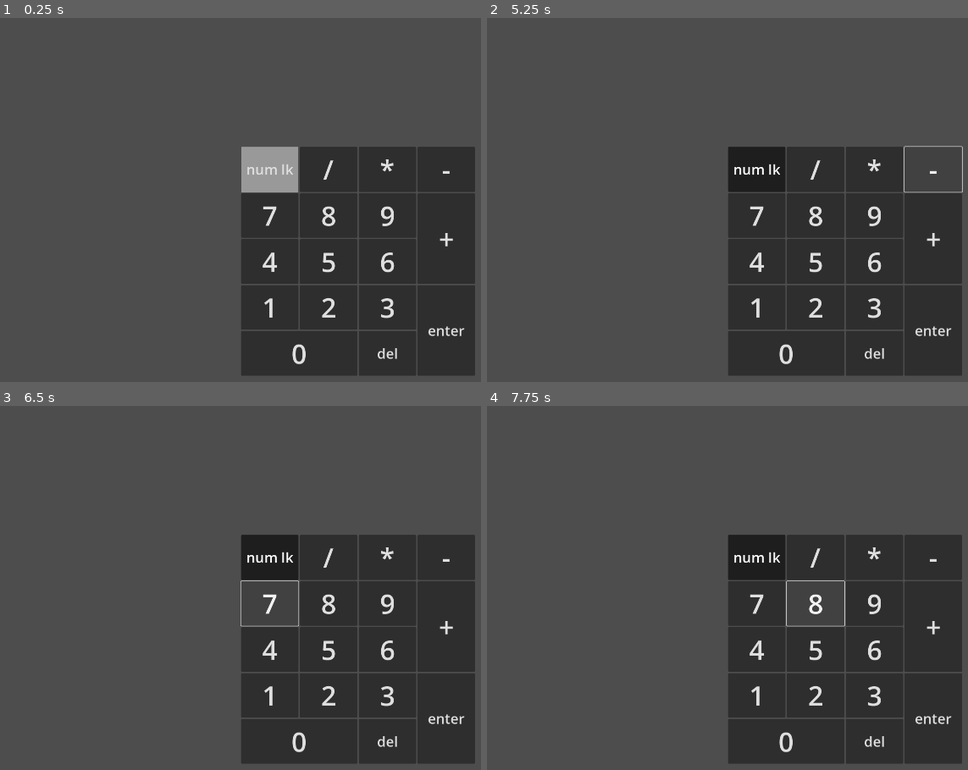
Above: before the commit, frames 1-4 (two rows, left to right).
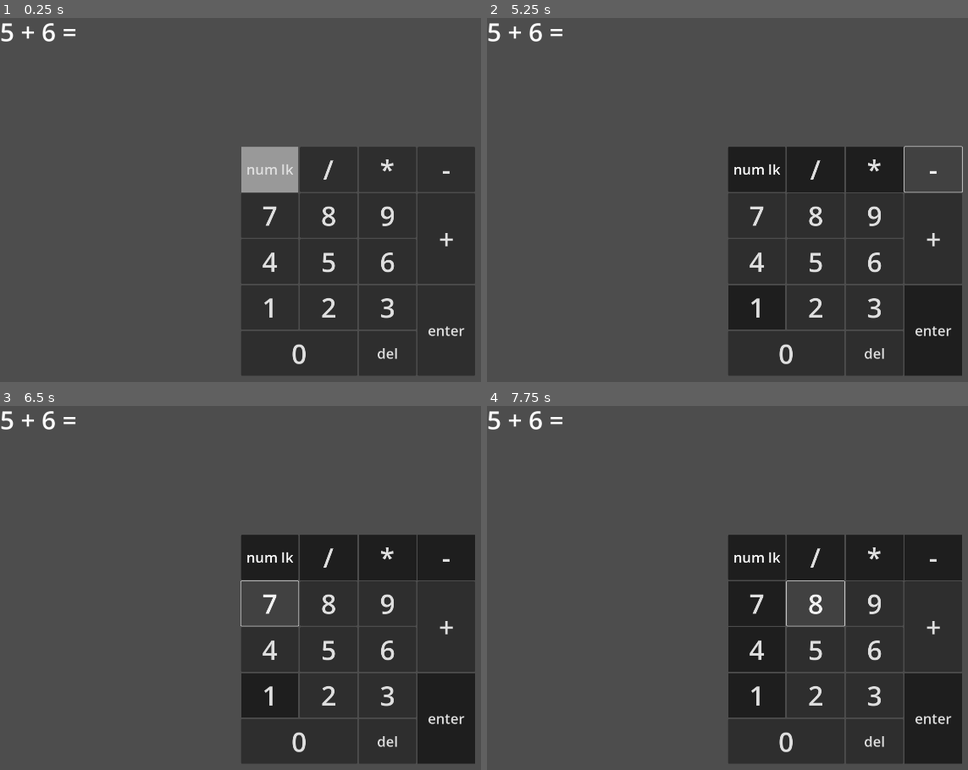
Above: after the commit, the same moments.

Repository: SniperNinh/numberpad-training
Game: Godot game, scene res://control.tscn
The game is run twice, just before and just after one commit, with the same random seed, the same clock (stepped at 60 frames per second) and the same inputs.
Inputs:
- Up to frame 1 (0.25 s): no input
- Up to frame 2 (5.25 s): click "1" at 0.5 s; click "enter" at 1.25 s; click "enter" at 2 s; click "num lk" at 2.75 s; click "/" at 3.5 s; click "*" at 4.25 s; click "-" at 5 s
- Up to frame 3 (6.5 s): click "7" at 5.75 s
- Up to frame 4 (7.75 s): click "4" at 6.5 s; click "8" at 7.25 s

The runs differ from the first frame. In frame 1, 0.2% of the frame differs, in the area x 0-16%, y 1-7%; in frame 2, 0.3%; in frame 3, 0.3%; in frame 4, 0.3%, in the area x 0-99%, y 1-61%.
Error after the commit: Attempt to call function 'on_key_pressed' in base 'null instance' on a null instance. (res://KeyButton.gd:22)

Commit message:
Missing gamemanager reference in keybutton

Diff:
--- /dev/null
+++ b/GameManager.gd
@@ -0,0 +1,69 @@
+extends Node
+
+enum GameMode { addition, subtraction, multiplication, division }
+
+@export var current_mode: GameMode = GameMode.addition
+@onready var question_label = $TextContainer/QuestionLabel
+@onready var input_label = $TextContainer/InputLabel
+@onready var result_label = $TextContainer/ResultLabel
+
+var number_a: int = 0
+var number_b: int = 0
+var user_input: String = ""
+
+func _ready() -> void:
+	generate_question()
+
+func generate_question() -> void:
+	number_a = randi() % 10 + 1
+	number_b = randi() % 10 + 1
+	user_input = ""
+	update_display()
+
+func update_display():
+	match current_mode:
+		GameMode.addition:
+			question_label.text = "%d + %d =" % [number_a, number_b]
+		GameMode.subtraction:
+			question_label.text = "%d - %d =" % [number_a, number_b]
+		GameMode.multiplication:
+			question_label.text = "%d x %d =" % [number_a, number_b]
+		GameMode.division:
+			number_b = max(1, number_b)
+			number_a = number_b * (randi() % 10 + 1)
+			question_label.text = "%d ÷ %d =" % [number_a, number_b]
+	input_label.text = user_input
+	result_label.text = ""
+
+func on_key_pressed(key: String):
+	match key:
+		"enter":
+			check_answer()
+		"backspace":
+			if user_input.length() > 0:
+				user_input = user_input.left(user_input.length() - 1)
+		_:
+			user_input += key
+	input_label.text = user_input
+
+
+func check_answer():
+	var correct_answer = 0
+
+	match current_mode:
+		GameMode.addition:
+			correct_answer = number_a + number_b
+		GameMode.subtraction:
+			correct_answer = number_a - number_b
+		GameMode.multiplication:
+			correct_answer = number_a * number_b
+		GameMode.division:
+			correct_answer = number_a / number_b
+
+	if user_input.to_int() == correct_answer:
+		result_label.text = "Correct!"
+	else:
+		result_label.text = "Try again!"
+
+	await get_tree().create_timer(1.5).timeout
+	generate_question()
--- a/KeyButton.gd
+++ b/KeyButton.gd
@@ -1,15 +1,22 @@
-class_name KeyButton extends Button
+extends Button
 
 @export var corresponding_key : String = "nump_1"
+@export var key_value : String = "1"
 @export var key_activated_color : Color = Color(0.117, 0.117, 0.117)
 
 @onready var key_activated_style_box = StyleBoxFlat.new()
+@onready var game_manager = get_node("res://GameManager.gd")
 
 func _ready() -> void:
 	key_activated_style_box.bg_color = key_activated_color
 
-func _input(event: InputEvent) -> void:
+func _input(_event: InputEvent) -> void:
 	if Input.is_action_pressed(corresponding_key):
-		add_theme_stylebox_override("normal", key_activated_style_box)
-	elif has_theme_stylebox_override("normal"):
-		remove_theme_stylebox_override("normal")
+		press_key()
+
+func _pressed() -> void:
+	press_key()
+
+func press_key() -> void:
+	add_theme_stylebox_override("normal", key_activated_style_box)
+	game_manager.on_key_pressed(key_value)
--- a/control.tscn
+++ b/control.tscn
@@ -1,6 +1,7 @@
-[gd_scene load_steps=4 format=3 uid="uid://ewkikxpn5akf"]
+[gd_scene load_steps=5 format=3 uid="uid://ewkikxpn5akf"]
 
 [ext_resource type="Script" uid="uid://bv7wsue8knk7d" path="res://KeyButton.gd" id="1_0fbet"]
+[ext_resource type="Script" uid="uid://dwjy8axviobxk" path="res://GameManager.gd" id="1_62e2m"]
 
 [sub_resource type="Theme" id="Theme_uchyk"]
 Button/font_sizes/font_size = 76
@@ -15,17 +16,25 @@
 grow_horizontal = 2
 grow_vertical = 2
 theme = SubResource("Theme_uchyk")
-
-[node name="TextContainer" type="HBoxContainer" parent="."]
-layout_mode = 1
-anchors_preset = -1
-anchor_top = 0.023
-anchor_right = 1.0
-anchor_bottom = 0.132
-offset_top = 0.159998
-offset_bottom = 0.440002
-grow_horizontal = 2
-alignment = 1
+script = ExtResource("1_62e2m")
+
+[node name="TextContainer" type="VBoxContainer" parent="."]
+layout_mode = 0
+offset_right = 40.0
+offset_bottom = 40.0
+
+[node name="QuestionLabel" type="Label" parent="TextContainer"]
+layout_mode = 2
+theme_override_font_sizes/font_size = 71
+text = "Question: "
+
+[node name="InputLabel" type="Label" parent="TextContainer"]
+layout_mode = 2
+theme_override_font_sizes/font_size = 71
+
+[node name="ResultLabel" type="Label" parent="TextContainer"]
+layout_mode = 2
+theme_override_font_sizes/font_size = 71
 
 [node name="NumberpadContainer" type="VBoxContainer" parent="."]
 layout_mode = 1
Not shown, added: GameManager.gd.uid
